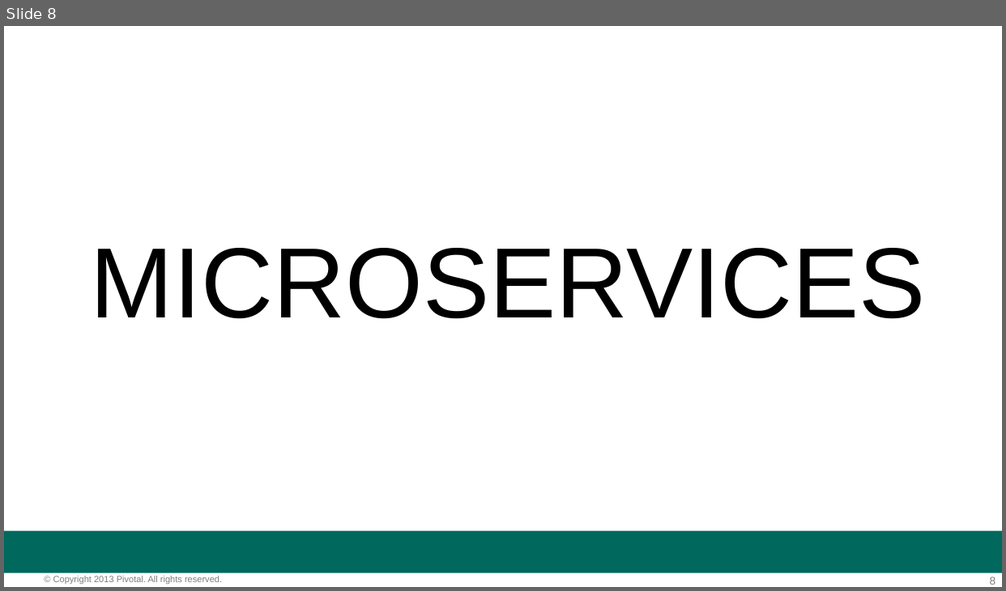
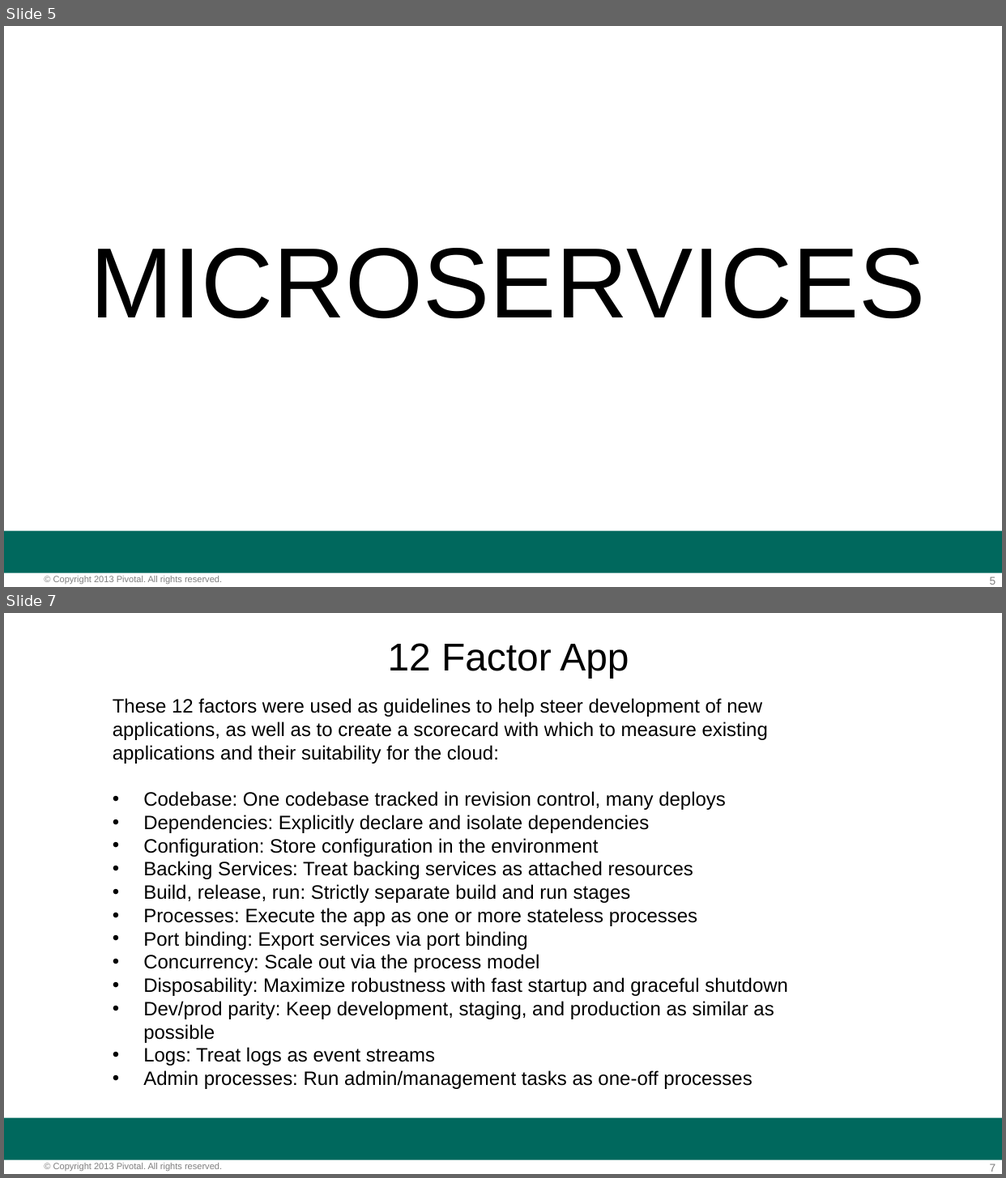
Before and after one commit to amitgandotra/extra, a slide deck: Hour_of_Power_v2.pptx. Shown one above the other, each under a label of ours: slide 8 before the commit, slides 5 and 7 after it; the slides between them are not shown. The pictures are 1006x591 and 1006x1178 pixels, drawn with LibreOffice and Linux fonts; fonts in the diff are those of the drawing; background and template pictures are left out. Boxes give left, top, right and bottom in pixels: in the first picture for what was removed or moved away, otherwise in the second. Text is boxed around its words. In the diff, an @@ line names an element or a change of style, - is before the commit and + after.

Commit message:
ppt

```diff
--- a/Hour_of_Power_v2.pptx
+++ b/Hour_of_Power_v2.pptx
@@ slide 7 added at box(4, 613, 1002, 1174), background #FFFFFF; not listed: 3 template elements that a slide beside it also shows @@
@@ text added at box(388, 643, 629, 678), 28 pt, text #000000 @@
+12 Factor App
@@ text added at box(113, 698, 788, 1089), 14 pt, text #000000 @@
+These 12 factors were used as guidelines to help steer development of new applications, as well as to create a scorecard with which to measure existing applications and their suitability for the cloud:
+• Codebase: One codebase tracked in revision control, many deploys
+• Dependencies: Explicitly declare and isolate dependencies
+• Configuration: Store configuration in the environment
+• Backing Services: Treat backing services as attached resources
+• Build, release, run: Strictly separate build and run stages
+• Processes: Execute the app as one or more stateless processes
+• Port binding: Export services via port binding
+• Concurrency: Scale out via the process model
+• Disposability: Maximize robustness with fast startup and graceful shutdown
+• Dev/prod parity: Keep development, staging, and production as similar as possible
+• Logs: Treat logs as event streams
+• Admin processes: Run admin/management tasks as one-off processes
@@ what was slide 8 is now slide 5 @@
@@ page number at box(990, 577, 996, 585): text changed @@
-8
+5
```
Also in this commit, not shown: 1 slide changed, 1 other slide added, 1 slide removed.
